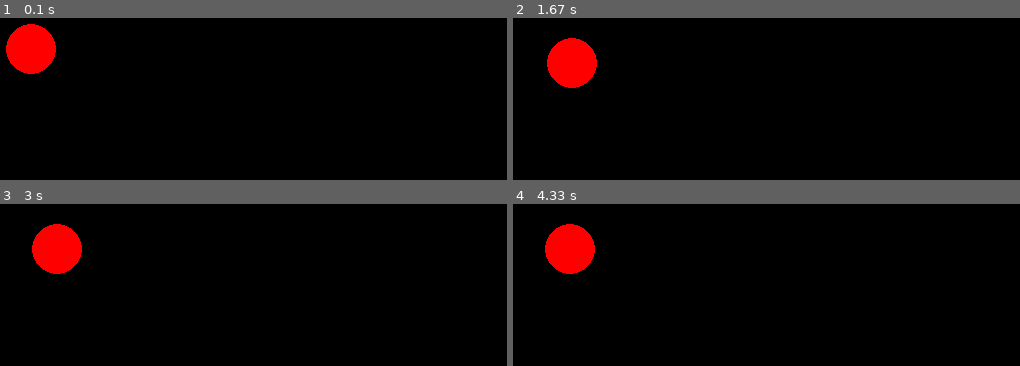
Above: before the commit, frames 1-4 (two rows, left to right).
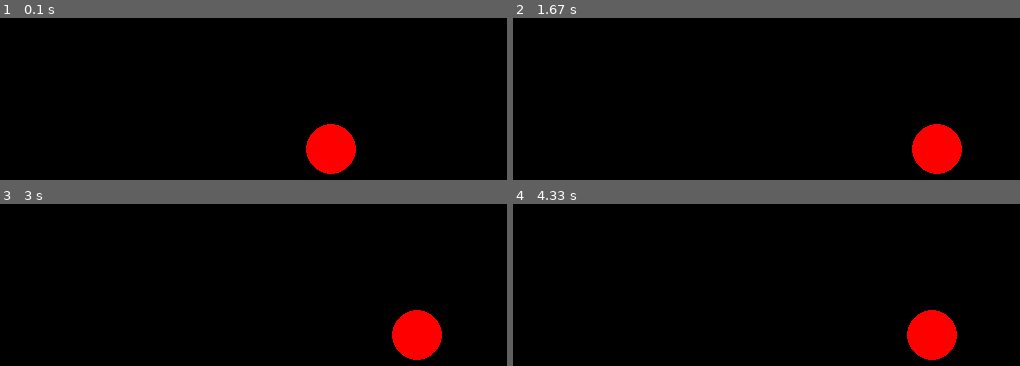
Above: after the commit, the same moments.

Repository: rledford/pygame-testing
Game: pygame game, started from main.py
Same seed, same stepped clock (60 frames per second), same inputs: the game is played once before the commit and once after it.
Inputs:
- Up to frame 1 (0.1 s): no input
- Up to frame 2 (1.67 s): hold S 0.33-0.8 s; hold Right 0.33-0.8 s; hold Right 0.83-1.3 s
- Up to frame 3 (3 s): hold Right 1.67-2.13 s; hold A 2.17-2.7 s
- Up to frame 4 (4.33 s): hold A 3.07-3.47 s; hold D from 3.9 s (still down)

The runs differ from the first frame. In frame 1, 4.7% of the frame differs, in the area x 1-71%, y 3-97%; in frame 2, 4.7%; in frame 3, 4.7%; in frame 4, 4.7%.

Commit message:
Rework events and base classes. Use TypedDict for single props fields for dynamic and type-safe prop setting.

Diff:
--- a/core/bus.py
+++ /dev/null
@@ -1,46 +0,0 @@
-from typing import Callable
-
-from core.event import GameEvent
-
-
-class EventBus:
-    __registry: dict[int, dict[int, Callable[[GameEvent], None]]] = {}
-
-    def __init__(self):
-        raise Exception("Do not instantiate the event bus")
-
-    @classmethod
-    def on(cls, event: int, handler_id: int, cb: Callable[[GameEvent], None]):
-        if not cls.__registry.get(event):
-            cls.__registry[event] = {}
-        cls.__registry[event][handler_id] = cb
-
-    @classmethod
-    def off(cls, event: int, handler_id: int):
-        if not cls.__registry.get(event):
-            return
-        if not cls.__registry[event].get(handler_id):
-            return
-        cls.__registry[event].pop(handler_id)
-
-    @classmethod
-    def clear(cls, handler_id: int):
-        for listeners in cls.__registry.values():
-            if not listeners.get(handler_id):
-                continue
-            listeners.pop(handler_id)
-
-    @classmethod
-    def send(cls, handler_id: int, event: GameEvent):
-        if not cls.__registry.get(event.code):
-            return
-        if not cls.__registry[event.code].get(handler_id):
-            return
-        cls.__registry[event.code][handler_id](event)
-
-    @classmethod
-    def broadcast(cls, event: GameEvent):
-        for handler_id in cls.__registry.get(event.code, {}).keys():
-            if handler_id == event.sender:
-                continue
-            cls.__registry[event.code][handler_id](event)
--- a/core/entity.py
+++ b/core/entity.py
@@ -1,22 +1,43 @@
 from typing import Any
+from typing_extensions import NotRequired, Optional, TypedDict
 import pygame
+
+
+class EntityProps(TypedDict):
+    position: NotRequired[list[float]]
 
 
 class Entity:
     __id = 0
 
-    def __init__(self, position: list = [0,0]):
+    def __init__(self, props: Optional[EntityProps] = None):
         Entity.__id += 1
-        self.id = Entity.__id
-        self.position = list(position)
+        self.id: int = Entity.__id
+        self.position: list[float] = [0, 0]
+
+        self.set_props(props)
+
+    def set_props(self, props: Optional[EntityProps] = None):
+        if props is None:
+            return
+        for k, v in props.items():
+            self.__setattr__(k, v)
 
     @property
     def x(self):
         return self.position[0]
 
+    @x.setter
+    def x(self, v: float):
+        self.position[0] = v
+
     @property
     def y(self):
         return self.position[1]
+
+    @y.setter
+    def y(self, v):
+        self.position[1] = v
 
     def update(self, dt: float):
         pass
@@ -24,8 +45,37 @@
     def draw(self, surface: pygame.surface.Surface):
         pass
 
-    def on_message(self, event: Any):
+    def handle_event(self, event: Any):
         pass
 
     def destroy(self):
         pass
+
+
+class PhysicsEntityProps(EntityProps):
+    gravity: NotRequired[float]
+
+
+class PhysicsEntity(Entity):
+    def __init__(self, props: Optional[PhysicsEntityProps] = None):
+        super().__init__()
+        self.velocity: list[float] = [0, 0]
+        self.hitbox: list[float] = [0, 0, 0, 0]
+
+        self.set_props(props)
+
+    @property
+    def vx(self):
+        return self.velocity[0]
+
+    @vx.setter
+    def vx(self, v: float):
+        self.velocity[0] = v
+
+    @property
+    def vy(self):
+        return self.velocity[0]
+
+    @vy.setter
+    def vy(self, v: float):
+        self.velocity[1] = v
--- a/core/event.py
+++ /dev/null
@@ -1,57 +0,0 @@
-# Events
-import pygame
-
-SYSTEM_SENDER = 9999
-
-E_RERESH = 1000
-E_ACTION = 1001
-
-# Actions
-A_NONE = 0
-A_LEFT = 1
-A_RIGHT = 2
-A_UP = 3
-A_DOWN = 4
-A_CONFIRM = 5
-A_CANCEL = 6
-
-A_JUMP = 100
-A_SHOOT = 101
-A_DASH = 102
-A_ACTIVATE = 103
-
-PYGAME_KEY_ACTION_MAP = {
-    # left
-    pygame.K_a: A_LEFT,
-    pygame.K_LEFT: A_LEFT,
-    # right
-    pygame.K_d: A_RIGHT,
-    pygame.K_RIGHT: A_RIGHT,
-    # up
-    pygame.K_w: A_UP,
-    pygame.K_UP: A_UP,
-    # down
-    pygame.K_s: A_DOWN,
-    pygame.K_DOWN: A_DOWN,
-    # jump
-    pygame.K_SPACE: A_JUMP,
-    # activate
-    pygame.K_e: A_ACTIVATE
-}
-
-
-class GameEvent:
-    def __init__(self, code: int, sender: int):
-        self.code = code
-        self.sender = sender
-
-class GameActionEvent(GameEvent):
-    def __init__(self, action: int, pressed: bool, sender: int = SYSTEM_SENDER):
-        GameEvent.__init__(self, code=E_ACTION, sender=sender)
-        self.action = action
-        self.pressed = pressed
-
-    @classmethod
-    def from_pygame_key_event(cls, key: int, pressed: bool = False):
-        action = PYGAME_KEY_ACTION_MAP.get(key, A_NONE)
-        return GameActionEvent(action=action, pressed=pressed)
--- /dev/null
+++ b/core/event_router.py
@@ -0,0 +1,38 @@
+from typing import Callable
+from .events import GameEvent
+
+
+class GameEventRouter:
+    def __init__(self):
+        self.registry: dict[int, dict[int, Callable[[GameEvent], None]]] = {}
+
+    def on(self, event: int, handler_id: int, cb: Callable[[GameEvent], None]):
+        if not self.registry.get(event):
+            self.registry[event] = {}
+        self.registry[event][handler_id] = cb
+
+    def off(self, event: int, handler_id: int):
+        if not self.registry.get(event):
+            return
+        if not self.registry[event].get(handler_id):
+            return
+        self.registry[event].pop(handler_id)
+
+    def clear(self, handler_id: int):
+        for listeners in self.registry.values():
+            if not listeners.get(handler_id):
+                continue
+            listeners.pop(handler_id)
+
+    def send(self, handler_id: int, event: GameEvent):
+        if not self.registry.get(event.code):
+            return
+        if not self.registry[event.code].get(handler_id):
+            return
+        self.registry[event.code][handler_id](event)
+
+    def broadcast(self, event: GameEvent):
+        for handler_id in self.registry.get(event.code, {}).keys():
+            if handler_id == event.sender:
+                continue
+            self.registry[event.code][handler_id](event)
--- /dev/null
+++ b/core/events.py
@@ -0,0 +1,31 @@
+SYSTEM_SENDER = 9999
+
+E_RENDER = 1000
+E_INPUT = 1001
+
+# Actions
+A_NONE = 0
+A_LEFT = 1
+A_RIGHT = 2
+A_UP = 3
+A_DOWN = 4
+A_CONFIRM = 5
+A_CANCEL = 6
+
+A_JUMP = 100
+A_SHOOT = 101
+A_DASH = 102
+A_ACTIVATE = 103
+
+
+class GameEvent:
+    def __init__(self, code: int, sender: int):
+        self.code = code
+        self.sender = sender
+
+
+class GameActionEvent(GameEvent):
+    def __init__(self, action: int, pressed: bool, sender: int = SYSTEM_SENDER):
+        GameEvent.__init__(self, code=E_INPUT, sender=sender)
+        self.action = action
+        self.pressed = pressed
--- a/core/game.py
+++ b/core/game.py
@@ -1,20 +1,55 @@
 import pygame
 import sys
 
-from core.bus import EventBus
 from core.entity import Entity
-from core.event import GameActionEvent
+from core.event_router import GameEventRouter
+from core.events import (
+    A_ACTIVATE,
+    A_DOWN,
+    A_JUMP,
+    A_LEFT,
+    A_NONE,
+    A_RIGHT,
+    A_UP,
+    E_RENDER,
+    GameActionEvent,
+)
 
-class Game():
-    __FPS = 60
-    __REFRESH = pygame.USEREVENT
+FPS = 60
+V_WIDTH = 800
+V_HEIGHT = 600
+PYGAME_KEY_ACTION_MAP = {
+    # left
+    pygame.K_a: A_LEFT,
+    pygame.K_LEFT: A_LEFT,
+    # right
+    pygame.K_d: A_RIGHT,
+    pygame.K_RIGHT: A_RIGHT,
+    # up
+    pygame.K_w: A_UP,
+    pygame.K_UP: A_UP,
+    # down
+    pygame.K_s: A_DOWN,
+    pygame.K_DOWN: A_DOWN,
+    # jump
+    pygame.K_SPACE: A_JUMP,
+    # activate
+    pygame.K_e: A_ACTIVATE,
+}
 
+
+def pygame_key_to_game_action(key: int) -> int:
+    return PYGAME_KEY_ACTION_MAP.get(key, A_NONE)
+
+
+class Game:
     def __init__(self):
         pygame.init()
         pygame.display.set_caption("test")
-        pygame.time.set_timer(Game.__REFRESH, int(1000.0/Game.__FPS))
+        pygame.time.set_timer(E_RENDER, int(1000.0 / FPS))
 
-        self.screen = pygame.display.set_mode((800,600))
+        self.screen = pygame.display.set_mode((V_WIDTH, V_HEIGHT))
+        self.router = GameEventRouter()
         self.clock = pygame.time.Clock()
         self.running = True
         self.dt = 0
@@ -28,10 +63,10 @@
     def update(self):
         for e in self.entities.values():
             e.update(self.dt)
-        self.dt = self.clock.tick(Game.__FPS) / 1000.0
+        self.dt = self.clock.tick(FPS) / 1000.0
 
     def draw(self):
-        self.screen.fill((0,0,0))
+        self.screen.fill((0, 0, 0))
         for e in self.entities.values():
             e.draw(self.screen)
         pygame.display.flip()
@@ -45,17 +80,22 @@
                     if event.key == pygame.K_ESCAPE:
                         self.running = False
                     else:
-                        EventBus.broadcast(
-                            GameActionEvent.from_pygame_key_event(key=event.key, pressed=True)
+                        self.router.broadcast(
+                            GameActionEvent(
+                                action=pygame_key_to_game_action(event.key),
+                                pressed=True,
+                            )
                         )
                 if event.type == pygame.KEYUP:
-                    EventBus.broadcast(
-                        GameActionEvent.from_pygame_key_event(key=event.key, pressed=False)
+                    self.router.broadcast(
+                        GameActionEvent(
+                            action=pygame_key_to_game_action(event.key), pressed=False
+                        )
                     )
-                if event.type == Game.__REFRESH:
+                if event.type == E_RENDER:
                     self.draw()
             self.update()
-
+            pygame.display.flip()
 
         pygame.quit()
         sys.exit()
--- a/core/tilemap.py
+++ b/core/tilemap.py
@@ -1,3 +1,7 @@
+
+class Tile(self):
+    def __init__(self):
+        pass
 
 class TileAtlas:
     def __init__(self) -> None:
--- a/main.py
+++ b/main.py
@@ -2,6 +2,5 @@
 from objects.player import Player
 
 game = Game()
-player = Player()
-game.add_entity(player)
+player = Player(game, {"position": [400, 300], "speed": 100})
 game.run()
--- a/objects/player.py
+++ b/objects/player.py
@@ -1,16 +1,42 @@
+from typing_extensions import Optional, NotRequired
 import pygame
-from core.bus import EventBus
-from core.entity import Entity
-from core.event import A_DOWN, A_LEFT, A_RIGHT, A_UP, E_ACTION, GameActionEvent, GameEvent
+from core.entity import PhysicsEntity, PhysicsEntityProps
+from core.events import (
+    A_DOWN,
+    A_LEFT,
+    A_RIGHT,
+    A_UP,
+    E_INPUT,
+    GameActionEvent,
+    GameEvent,
+)
+from core.game import Game
 
-class Player(Entity):
-    def __init__(self):
-        Entity.__init__(self, [100,200])
-        self.move_x = [0, 0]
-        self.move_y = [0, 0]
+
+class PlayerProps(PhysicsEntityProps):
+    speed: NotRequired[float]
+    accel: NotRequired[float]
+    decel: NotRequired[float]
+    max_fall_speed: NotRequired[float]
+
+
+class Player(PhysicsEntity):
+    def __init__(self, game: Game, props: Optional[PlayerProps] = None):
+        super().__init__()
+        self.game = game
+        self.move_x: list[float] = [0, 0]
+        self.move_y: list[float] = [0, 0]
         self.speed = 30
-        self.gravity = 50
-        EventBus.on(E_ACTION, self.id, self.on_message)
+        self.accel = 900
+        self.decel = 900
+        self.gravity = 10
+        self.max_fall_speed = 50
+        self.grounded = False
+
+        self.game.router.on(E_INPUT, self.id, self.handle_event)
+        self.game.add_entity(self)
+
+        self.set_props(props)
 
     @property
     def dx(self):
@@ -18,11 +44,16 @@
 
     @property
     def dy(self):
-       return self.move_y[0] + self.move_y[1]
+        return self.move_y[0] + self.move_y[1]
 
     def update(self, dt: float):
-        self.position[0] += self.dx * self.speed * dt
-        self.position[1] += self.dy * self.speed * dt
+        self.x += self.dx * self.speed * dt
+
+    def apply_gravity(self, dt: float):
+        if self.grounded:
+            return
+
+        self.move_y[1] = min(self.move_y[1] + self.gravity * dt, self.max_fall_speed)
 
     def handle_action(self, event: GameActionEvent):
         if event.action == A_LEFT:
@@ -35,8 +66,8 @@
             self.move_y[1] = 1 if event.pressed else 0
 
     def draw(self, surface):
-        pygame.draw.circle(surface, (255,0,0), self.position, 25)
+        pygame.draw.circle(surface, (255, 0, 0), self.position, 25)
 
-    def on_message(self, event: GameEvent):
+    def handle_event(self, event: GameEvent):
         if isinstance(event, GameActionEvent):
             self.handle_action(event)
Not shown, changed: Pipfile.lock
